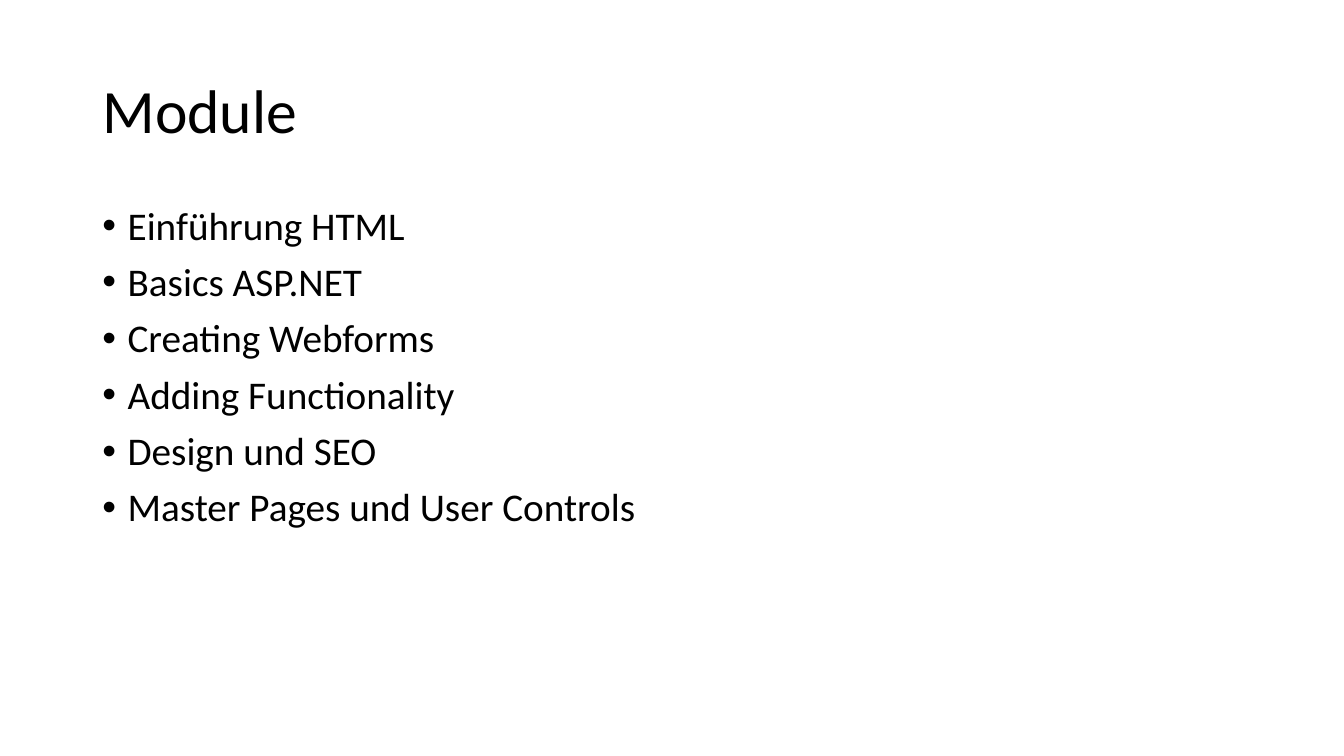
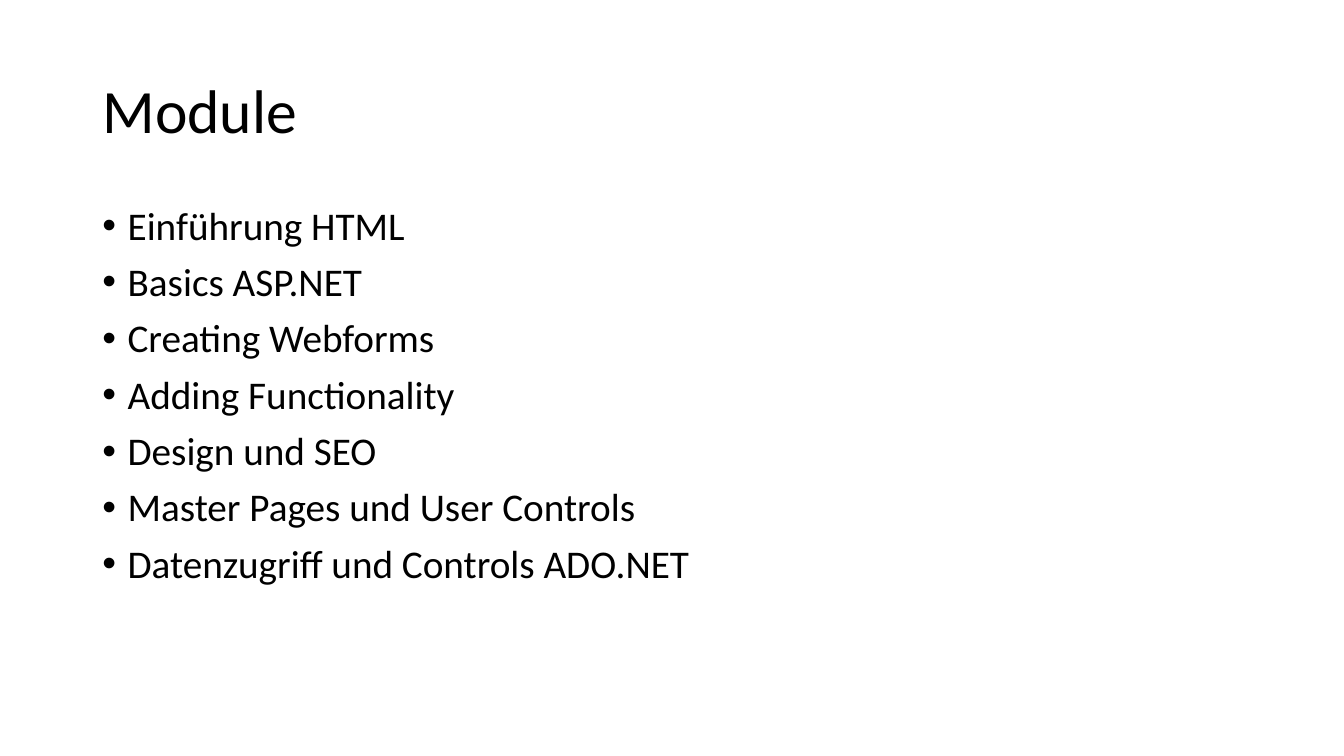
Before and after one commit to ppedvAG/WebformsKurs, a slide deck: slide 5 of 00Introduction.pptx. Drawn at 1344x756 pixels with LibreOffice and Linux fonts; fonts in the diff are those of the drawing. Boxes give left, top, right and bottom in pixels: in the first picture for what was removed or moved away, otherwise in the second. Text is boxed around its words. In the diff, an @@ line names an element or a change of style, - is before the commit and + after.

```diff
--- a/00Introduction.pptx
+++ b/00Introduction.pptx
@@ text at box(128, 550, 690, 585): paragraph added @@
+• Datenzugriff und Controls ADO.NET
```
Also in this commit, not shown: 1 other slide changed, 34 other files.
